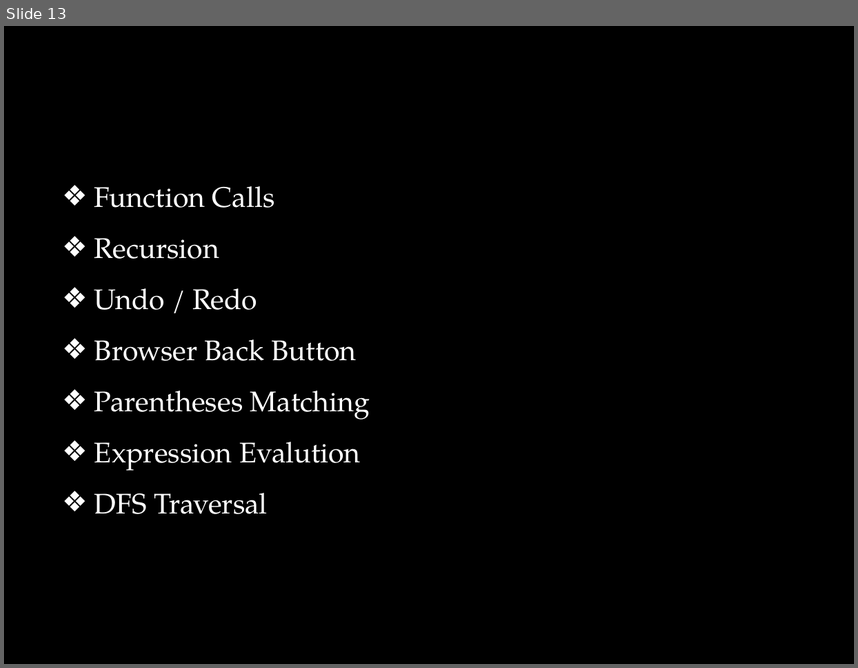
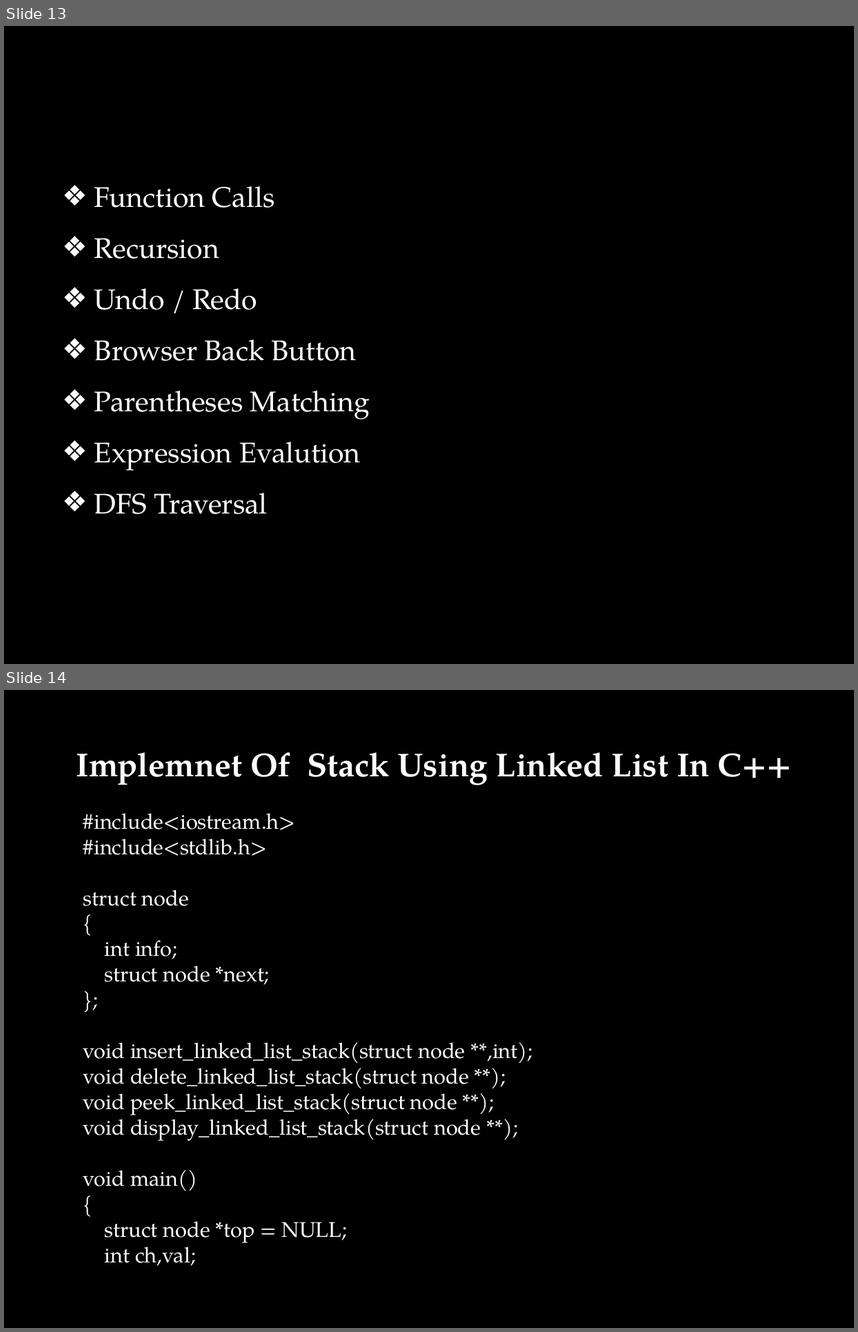
Before and after one commit to darshanpgohil/Data-Structure-Msc-It-Sem-1, a slide deck: Projects/Presentation_DSA.pptx. Shown one above the other, each under a label of ours: slide 13 before the commit, slides 13 and 14 after it. The pictures are 858x668 and 858x1332 pixels, drawn with LibreOffice and Linux fonts; fonts in the diff are those of the drawing; background and template pictures are left out. Boxes give left, top, right and bottom in pixels: in the first picture for what was removed or moved away, otherwise in the second. Text is boxed around its words. In the diff, an @@ line names an element or a change of style, - is before the commit and + after.

```diff
--- a/Projects/Presentation_DSA.pptx
+++ b/Projects/Presentation_DSA.pptx
@@ slide 14 added at (x1=4, y1=690, x2=854, y2=1328), background picture (left out) @@
@@ text added at (x1=76, y1=752, x2=792, y2=785), 28 pt, text #FFFFFF, bold @@
+Implemnet Of Stack Using Linked List In C++
@@ text added at (x1=83, y1=813, x2=533, y2=1265), 18 pt, text #FFFFFF @@
+#include<iostream.h>
+#include<stdlib.h>
+struct node
+{
+int info;
+struct node *next;
+};
+void insert_linked_list_stack(struct node **,int);
+void delete_linked_list_stack(struct node **);
+void peek_linked_list_stack(struct node **);
+void display_linked_list_stack(struct node **);
+void main()
+{
+struct node *top = NULL;
+int ch,val;
```
Also in this commit, not shown: 2 slides changed, 4 other slides added.
